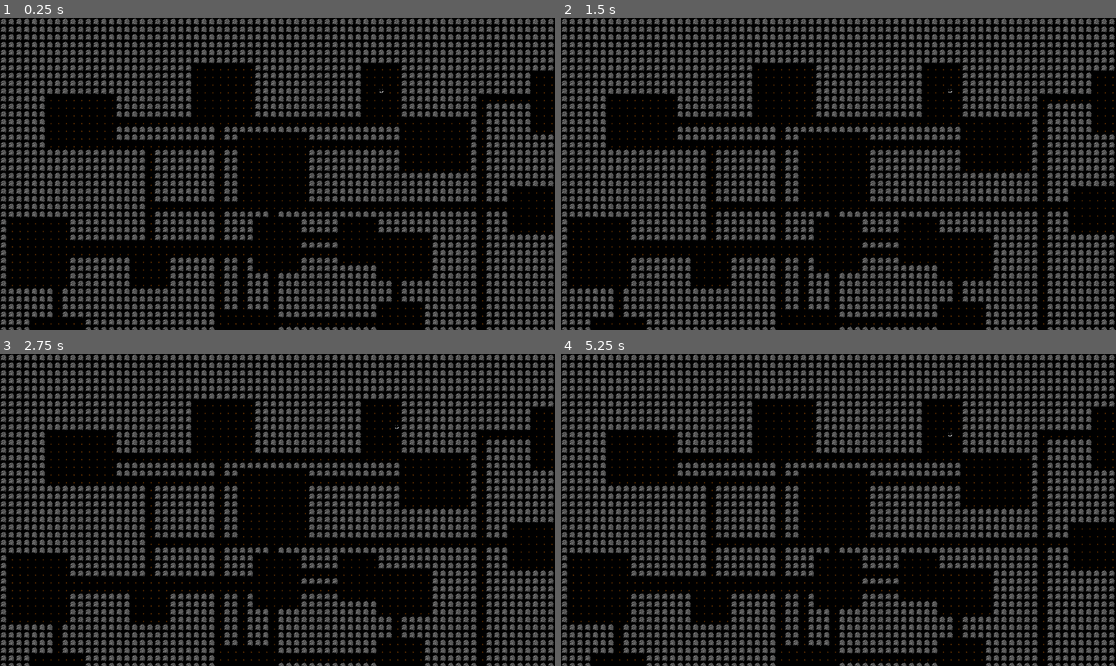
Above: before the commit, frames 1-4 (two rows, left to right).
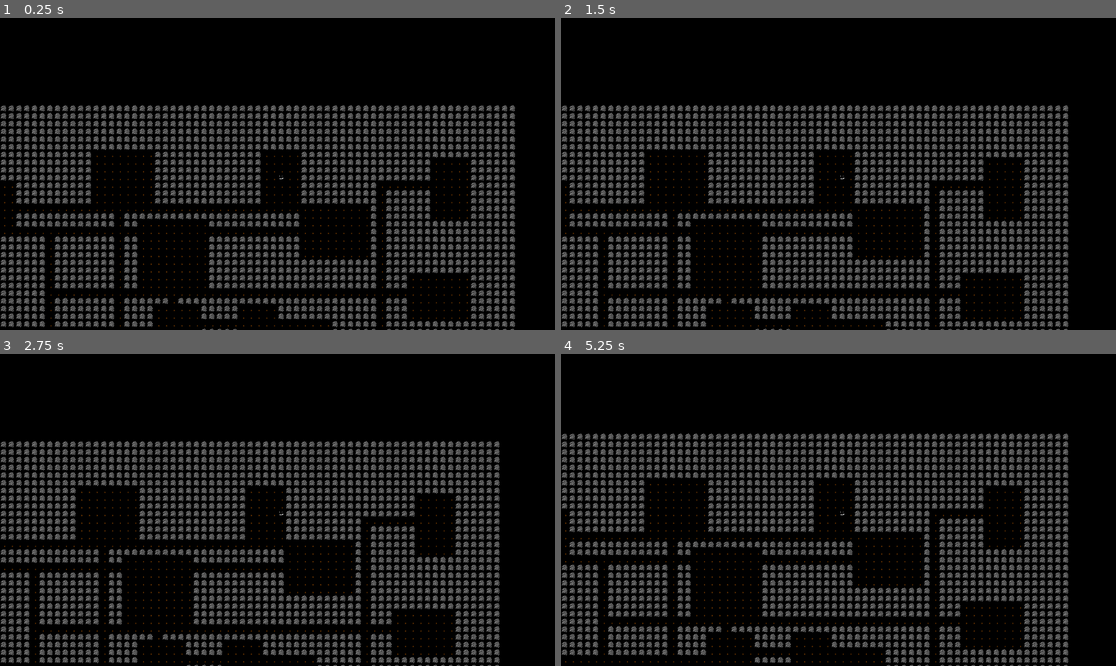
Above: after the commit, the same moments.

Repository: tjlaxs/nakkikuningas
Game: Godot game, scene res://src/Game/game.tscn
The game is run twice, just before and just after one commit, with the same random seed, the same clock (stepped at 60 frames per second) and the same inputs.
Inputs (mouse positions are in pixels of both pictures, inside the frame that each line leads up to):
- Up to frame 1 (0.25 s): no input
- Up to frame 2 (1.5 s): tap Enter at 0.5 s; move the mouse to (960, 158) at 0.52 s; hold Right (ui_right) 0.53-1.25 s; hold Shift 0.53-1.25 s; click (960, 158) at 0.67 s; tap Space at 1.25 s; drag from (727, 189) to (810, 236) at 1.27 s
- Up to frame 3 (2.75 s): tap Enter at 2 s; move the mouse to (333, 441) at 2.02 s; hold Right (ui_right) from 2.03 s (still down); tap Ctrl at 2.1 s
- Up to frame 4 (5.25 s): release Right (ui_right) at 2.75 s; tap Space at 2.75, 4.25 s; drag from (810, 572) to (672, 463) at 2.77 s; tap Enter at 3.5 s; move the mouse to (1005, 556) at 3.52 s; hold Left (ui_left) 3.53-4.25 s; tap Alt at 3.6 s; drag from (672, 463) to (755, 432) at 4.27 s; move the mouse to (866, 510) at 5.02 s; hold Down (ui_down) from 5.03 s (still down); hold Shift from 5.03 s (still down); click (866, 510) at 5.17 s

The runs differ from the first frame. In frame 1, 39% of the frame differs, in the area x 0-100%, y 0-100%; in frame 2, 39%; in frame 3, 39%; in frame 4, 40%.

Commit message:
Src: Make camera follow player
Signed-off-by: Tero Laxström <tlax@neonpeons.com>

Diff:
--- a/src/Game/Game.gd
+++ b/src/Game/Game.gd
@@ -10,6 +10,9 @@
 
 func _ready() -> void:
 	player = Entity.new(Vector2i.ZERO, player_definition)
+	var camera: Camera2D = $Camera2D
+	remove_child(camera)
+	player.add_child(camera)
 	entities.add_child(player)
 	map.generate(player)
 
--- a/src/Game/game.tscn
+++ b/src/Game/game.tscn
@@ -18,3 +18,5 @@
 
 [node name="DungeonGenerator" type="Node" parent="Map"]
 script = ExtResource("4_2v6nn")
+
+[node name="Camera2D" type="Camera2D" parent="."]
